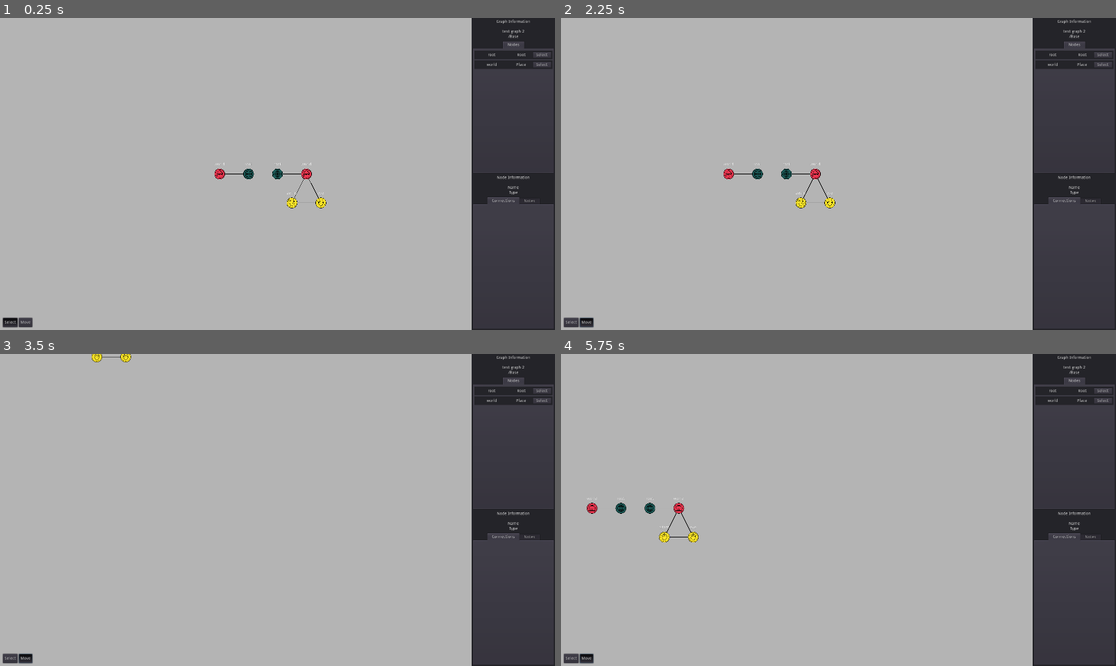
Above: before the commit, frames 1-4 (two rows, left to right).
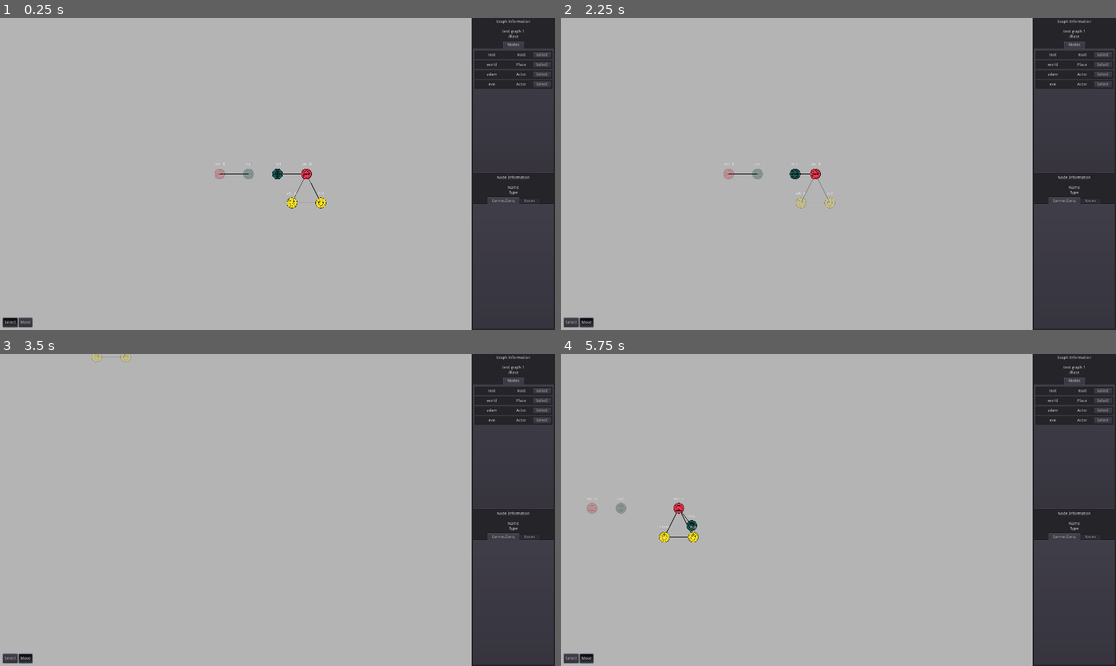
Above: after the commit, the same moments.

Repository: JuliusHendrix/DM-Graph-Godot
Game: Godot game, scene res://scenes/World.tscn
The game is run twice, just before and just after one commit, with the same random seed, the same clock (stepped at 60 frames per second) and the same inputs.
Inputs (mouse positions are in pixels of both pictures, inside the frame that each line leads up to):
- Up to frame 1 (0.25 s): no input
- Up to frame 2 (2.25 s): click "Select" at 0.5 s; click "Move" at 1.25 s; tap Enter at 2 s; move the mouse to (838, 174) at 2.02 s; press the mouse at (838, 174) at 2.03 s; hold D (pan_right) from 2.03 s (still down)
- Up to frame 3 (3.5 s): move the mouse to (122, 510) at 2.77 s; release D (pan_right) at 2.78 s; release the mouse at (122, 510) at 2.78 s; hold S (pan_down) from 2.78 s (still down); click (122, 510) at 2.85 s
- Up to frame 4 (5.75 s): move the mouse to (655, 357) at 3.52 s; release S (pan_down) at 3.53 s; hold D (pan_right) 3.53-4.28 s; hold Mouse wheel up (zoom_in) 3.53-4.28 s; click (655, 357) at 3.8 s; tap Space at 4.25 s; move the mouse to (810, 572) at 4.27 s; hold W (pan_up) 4.28-5.03 s; tap Mouse wheel down (zoom_out) at 4.35 s; click (810, 572) at 4.55 s; tap Enter at 5 s; move the mouse to (1005, 556) at 5.02 s; press the mouse at (1005, 556) at 5.03 s; hold A (pan_left) from 5.03 s (still down)

The runs differ from the first frame. In frame 1, 0.7% of the frame differs, in the area x 38-100%, y 3-61%; in frame 2, 0.9%, in the area x 29-100%, y 3-62%; in frame 3, 0.7%; in frame 4, 0.8%.

Commit message:
added highlighting

Diff:
--- a/scenes/BaseNode.tscn
+++ b/scenes/BaseNode.tscn
@@ -1,6 +1,5 @@
-[gd_scene load_steps=4 format=2]
+[gd_scene load_steps=3 format=2]
 
-[ext_resource path="res://images/blank.png" type="Texture" id=1]
 [ext_resource path="res://src/BaseNode.gd" type="Script" id=2]
 
 [sub_resource type="CircleShape2D" id=1]
@@ -13,10 +12,6 @@
 
 [node name="CollisionShape2D" type="CollisionShape2D" parent="Visual"]
 shape = SubResource( 1 )
-
-[node name="Sprite" type="Sprite" parent="Visual"]
-scale = Vector2( 0.1, 0.1 )
-texture = ExtResource( 1 )
 
 [node name="Information" type="Control" parent="."]
 margin_left = -40.0
--- a/scenes/GraphManager.tscn
+++ b/scenes/GraphManager.tscn
@@ -12,6 +12,7 @@
 [ext_resource path="res://images/root.png" type="Texture" id=10]
 [ext_resource path="res://src/GraphManager/Types/Nodes/Root.gd" type="Script" id=11]
 [ext_resource path="res://src/GraphManager/Types/Nodes/Base.gd" type="Script" id=12]
+[ext_resource path="res://images/blank.png" type="Texture" id=13]
 
 [node name="GraphManager" type="Node2D"]
 script = ExtResource( 9 )
@@ -27,6 +28,10 @@
 script = ExtResource( 12 )
 
 [node name="BaseNode" parent="Types/Nodes/Base" instance=ExtResource( 4 )]
+
+[node name="Sprite" type="Sprite" parent="Types/Nodes/Base"]
+scale = Vector2( 0.1, 0.1 )
+texture = ExtResource( 13 )
 
 [node name="Place" type="Node2D" parent="Types/Nodes"]
 visible = false
--- a/src/GraphManager/GraphManager.gd
+++ b/src/GraphManager/GraphManager.gd
@@ -95,6 +95,25 @@
 
 	test_graph.draw_edges()
 
+func highlight_all_graphs():
+	for graphName in graphs:
+		graphs[graphName].highlight_all_nodes()
+
+func dim_all_graphs():
+	for graphName in graphs:
+		graphs[graphName].dim_all_nodes()
+
+func hightlight_selected_graph():
+	if selected_graph == null:
+		dim_all_graphs()
+		return
+
+	for graphName in graphs:
+		if graphs[graphName] == selected_graph:
+			graphs[graphName].highlight_all_nodes()
+		else:
+			graphs[graphName].dim_all_nodes()
+
 # make new graph and select it
 func add_graph(name : String, directed: bool = false):
 	var new_graph = $Types/Graphs/BaseGraph.duplicate()
@@ -106,5 +125,6 @@
 
 	graphs[name] = new_graph
 	selected_graph = new_graph
+	hightlight_selected_graph()
 
 	return new_graph
--- a/src/GraphManager/Types/Edges/Base.gd
+++ b/src/GraphManager/Types/Edges/Base.gd
@@ -4,3 +4,14 @@
 
 # node parameters
 var edgeType : Array = ["Base"]
+
+# TODO: global variables?
+var highlightedAlpha = 1.0
+var dimmedAlpha = 0.3
+var alpha = highlightedAlpha
+
+func highlight():
+	alpha = highlightedAlpha
+
+func dim():
+	alpha = dimmedAlpha
--- a/src/GraphManager/Types/Graphs/Graph.gd
+++ b/src/GraphManager/Types/Graphs/Graph.gd
@@ -11,11 +11,9 @@
 var graphType = ["Base"]
 
 func expand_adjacency_matrix():
-	if self.directed:
-		# if directed, we need to expand all columns
-		# if undirected, we only need the top triangle of the matrix
-		for i_col in self.adjacency_matrix.size():
-			self.adjacency_matrix[i_col].append(-1)
+	# if undirected, we only need the top triangle of the matrix
+	for i_col in self.adjacency_matrix.size():
+		self.adjacency_matrix[i_col].append(-1)
 
 	var new_column = []
 	for i in range(self.nodes.size()):
@@ -31,13 +29,59 @@
 	var col_idx = sender_idx
 	var row_idx = receiver_idx
 
-	if not self.directed:
-		# need to check if the coordinates fall within the top triangle of the matrix
-		if row_idx > col_idx:
-			col_idx = receiver_idx
-			row_idx = sender_idx
+#	if not self.directed:
+#		# need to check if the coordinates fall within the top triangle of the matrix
+#		if row_idx > col_idx:
+#			col_idx = receiver_idx
+#			row_idx = sender_idx
 
 	self.adjacency_matrix[col_idx][row_idx] = edge_idx
+
+func get_edges_from_from_node(node):
+	var nodeIdx = nodes.find(node, 0)
+	var sendingEdges = []
+	# find sending edges
+	for row_idx in range(adjacency_matrix[nodeIdx].size()):
+		if adjacency_matrix[nodeIdx][row_idx] != -1:
+			sendingEdges.append(
+				edges[adjacency_matrix[nodeIdx][row_idx]]
+			)
+	return sendingEdges
+
+func get_edges_from_to_node(node):
+	var nodeIdx = nodes.find(node, 0)
+	var receivingEdges = []
+	# find receivingEdges edges
+	for col_idx in range(adjacency_matrix[nodeIdx].size()):
+		if adjacency_matrix[col_idx][nodeIdx] != -1:
+			receivingEdges.append(
+				edges[adjacency_matrix[col_idx][nodeIdx]]
+			)
+	return receivingEdges
+
+func get_node_senders(node):
+	var nodeIdx = nodes.find(node, 0)
+	# find sending nodes
+	var sendingNodes = []
+	for col_idx in range(adjacency_matrix[nodeIdx].size()):
+		if adjacency_matrix[col_idx][nodeIdx] != -1:
+			sendingNodes.append(nodes[col_idx])
+	return sendingNodes
+
+func get_node_receivers(node):
+	var nodeIdx = nodes.find(node, 0)
+	# find sending nodes
+	var receivingNodes = []
+	for row_idx in range(adjacency_matrix[nodeIdx].size()):
+		if adjacency_matrix[nodeIdx][row_idx] != -1:
+			receivingNodes.append(nodes[row_idx])
+	return receivingNodes
+
+func get_node_heigbours(node):
+	var neighbours = []
+	neighbours.append_array(get_node_senders(node))
+	neighbours.append_array(get_node_receivers(node))
+	return neighbours
 
 # add a node and the correspondig edges
 func add_node(node):
@@ -89,12 +133,61 @@
 	for col_idx in range(adjacency_matrix.size()):
 		for row_idx in range(adjacency_matrix[col_idx].size()):
 			if adjacency_matrix[col_idx][row_idx] != -1:
+				var edge = edges[adjacency_matrix[col_idx][row_idx]]
 				draw_line(
 					nodes[col_idx].position,
 					nodes[row_idx].position,
-					Color(0, 0, 0, 1),
+					Color(0, 0, 0, edge.alpha),
 					1.53
 				)
+
+func highlight_all_edges():
+	for edge in edges:
+		edge.highlight()
+	draw_edges()
+
+func dim_all_edges():
+	for edge in edges:
+		edge.dim()
+	draw_edges()
+
+func highlight_edges(highlightedEdges : Array):
+	for edge in edges:
+		if edge in highlightedEdges:
+			edge.highlight()
+	draw_edges()
+
+func highlight_all_nodes():
+	for node in nodes:
+		node.highlight()
+
+func dim_all_nodes():
+	for node in nodes:
+		node.dim()
+
+func highlight_nodes(highlightedNodes : Array):
+	for node in nodes:
+		if node in highlightedNodes:
+			node.highlight()
+
+func highlight_selected_node():
+	if selected_node == null:
+		highlight_all_nodes()
+		highlight_all_edges()
+		return
+
+	# highlight node and neighbours
+	var neighbours = get_node_heigbours(selected_node)
+	for node in nodes:
+		if node == selected_node or node in neighbours:
+			node.highlight()
+		else:
+			node.dim()
+
+	# highlight connecting edges
+	dim_all_edges()
+	highlight_edges(get_edges_from_from_node(selected_node))
+	highlight_edges(get_edges_from_to_node(selected_node))
 
 func set_selected_node(node):
 	# check if node is in this graph
--- a/src/GraphManager/Types/Nodes/Base.gd
+++ b/src/GraphManager/Types/Nodes/Base.gd
@@ -1,6 +1,9 @@
 extends Node2D
 
 class_name BaseNode
+
+var highlightedAlpha = 1.0
+var dimmedAlpha = 0.3
 
 # node parameters
 var nodeType : Array = ["Base"]
@@ -8,3 +11,9 @@
 func set_name(name : String):
 	$BaseNode.set_label_name(name)
 	self.name = name
+
+func highlight():
+	$Sprite.modulate.a = highlightedAlpha
+
+func dim():
+	$Sprite.modulate.a = dimmedAlpha
--- a/src/InputManager/InputManager.gd
+++ b/src/InputManager/InputManager.gd
@@ -4,8 +4,8 @@
 onready var uiManager : UIManager = $UIManager
 
 func _ready():
+	$GraphManager.load_test_graph2()
 	$GraphManager.load_test_graph1()
-	$GraphManager.load_test_graph2()
 	$UIManager/UI/InfoPlane.show_graph_info_panel(
 		$GraphManager.selected_graph,
 		$GraphManager.graphs
@@ -28,6 +28,8 @@
 func select_node():
 	if $GraphManager.selected_graph != null:
 		$GraphManager.selected_graph.select_highlighted_node()
+		$GraphManager.selected_graph.highlight_selected_node()
+		$GraphManager.selected_graph.update()
 
 func show_selected_node():
 	if $GraphManager.selected_graph.selected_node != null:
Not shown: 1 places in scenes/GraphManager.tscn that only renumber resources
